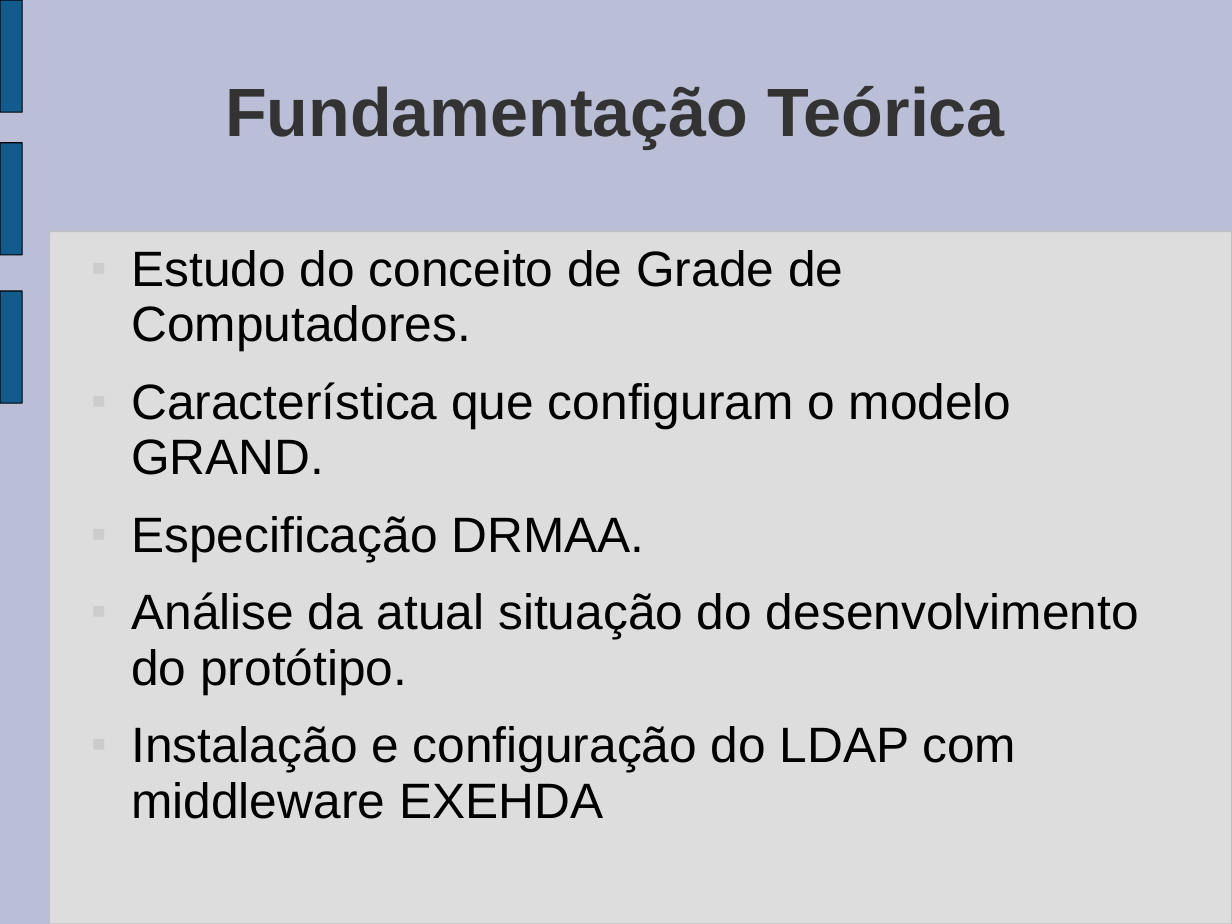
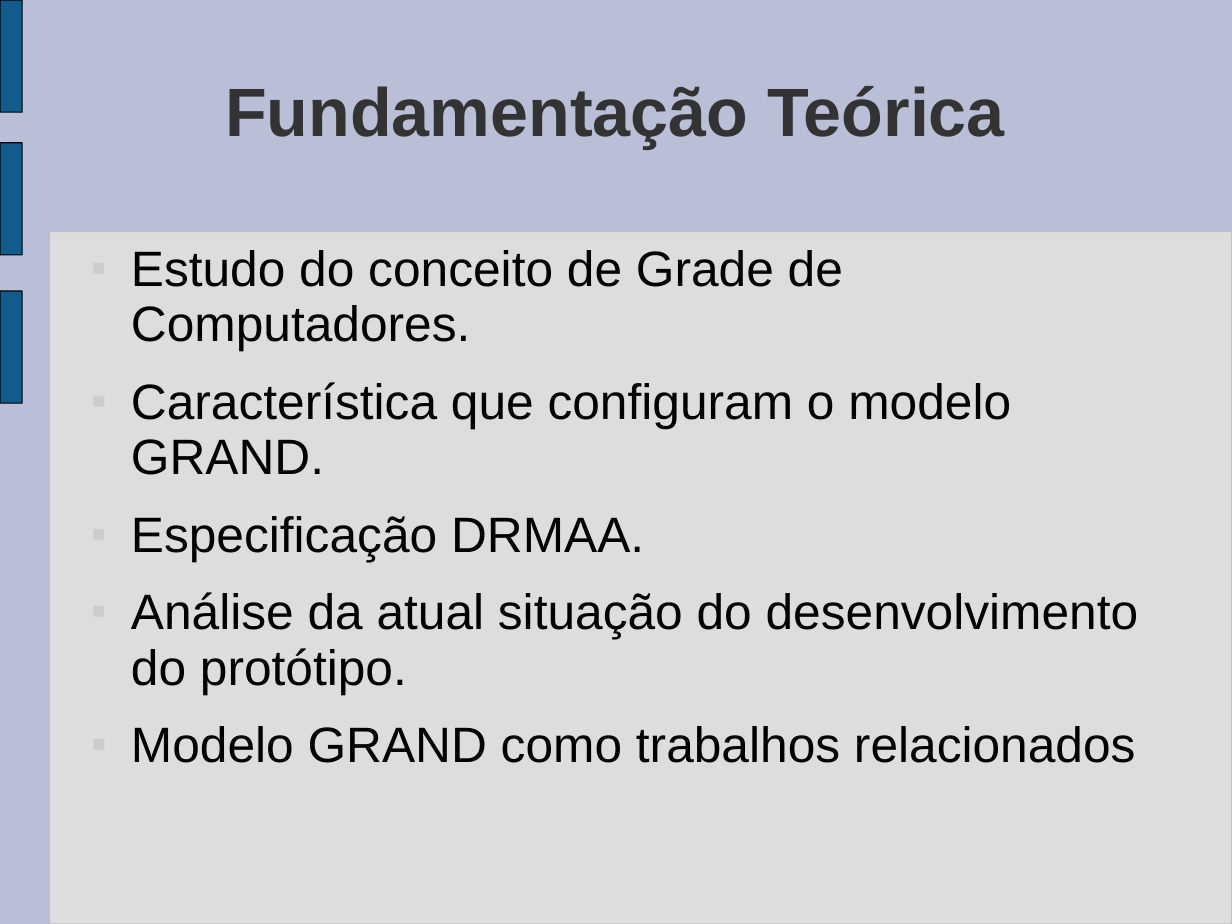
Before and after one commit to tonismar/tcc-tonismar, a slide deck: slide 7 of TCC/Monografia/SeminarioAndamento.ppt. Drawn at 1232x924 pixels with LibreOffice and Linux fonts; fonts in the diff are those of the drawing. Boxes give left, top, right and bottom in pixels: in the first picture for what was removed or moved away, otherwise in the second. Text is boxed around its words. In the diff, an @@ line names an element or a change of style, - is before the commit and + after.

```diff
--- a/TCC/Monografia/SeminarioAndamento.ppt
+++ b/TCC/Monografia/SeminarioAndamento.ppt
@@ text at (131,726,1136,763): text changed @@
-■ Instalação e configuração do LDAP com middleware EXEHDA
+■ Modelo GRAND como trabalhos relacionados
```
Also in this commit, not shown: 7 other slides changed, 1 slide added.
